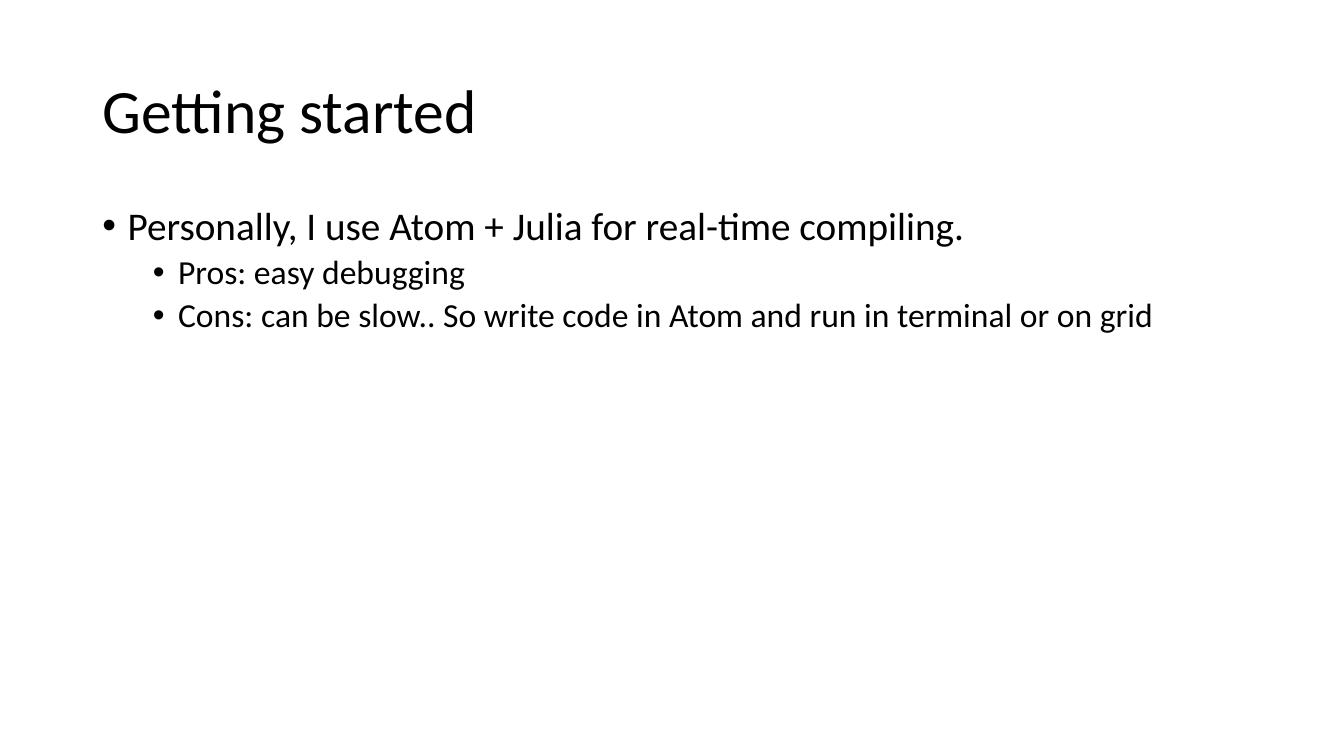
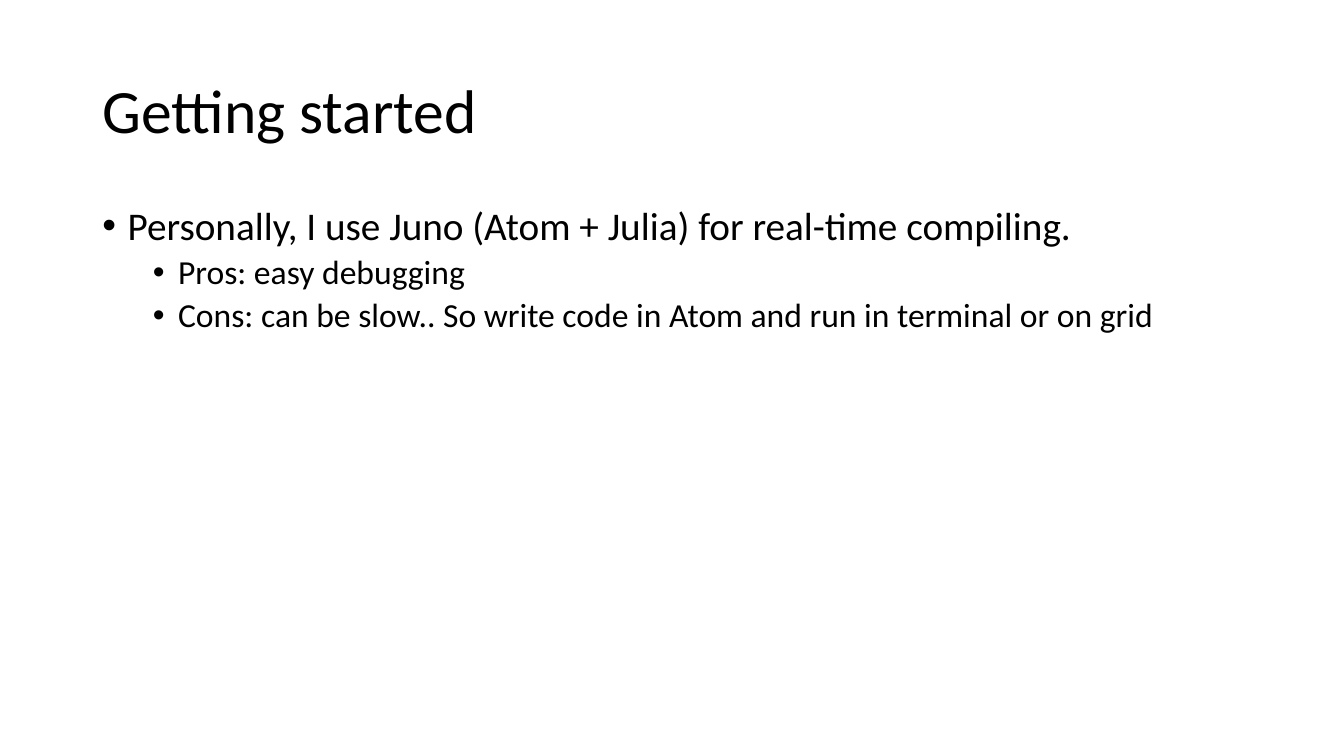
Before and after one commit to jinsoo-han/CompEcon_class, a slide deck: slide 5 of slides/Introduction to Julia.pptx. Drawn at 1344x756 pixels with LibreOffice and Linux fonts; fonts in the diff are those of the drawing. Boxes give left, top, right and bottom in pixels: in the first picture for what was removed or moved away, otherwise in the second. Text is boxed around its words. In the diff, an @@ line names an element or a change of style, - is before the commit and + after.

```diff
--- a/slides/Introduction to Julia.pptx
+++ b/slides/Introduction to Julia.pptx
@@ text at bbox=[128, 211, 1071, 247]: text changed @@
-• Personally, I use Atom + Julia for real-time compiling.
+• Personally, I use Juno (Atom + Julia) for real-time compiling.
```
Also in this commit, not shown: 1 other slide changed, 2 other files.
